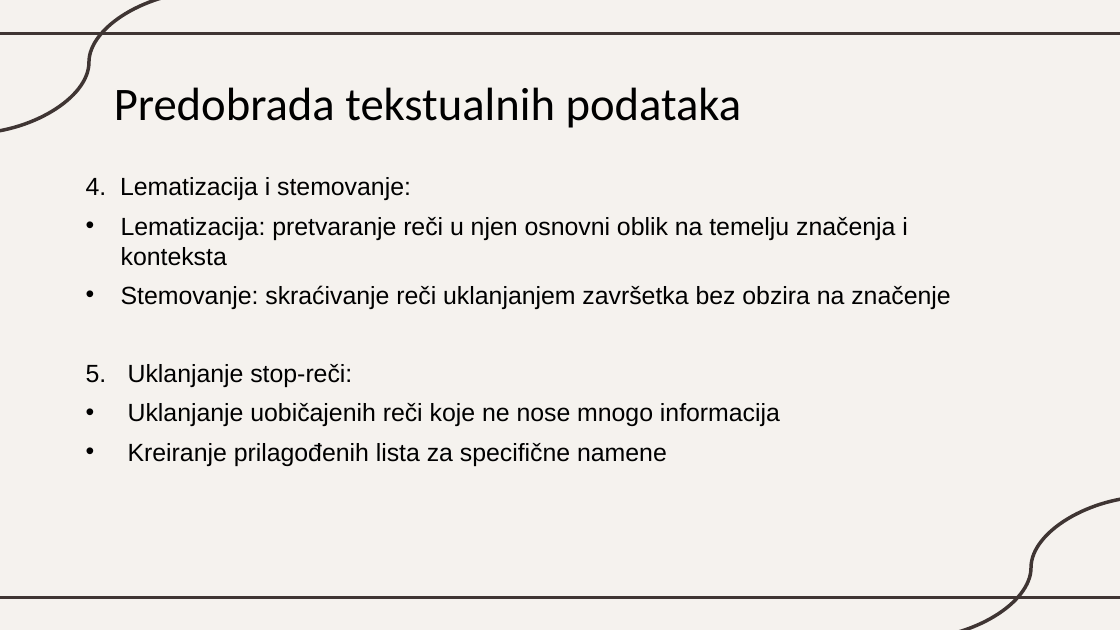
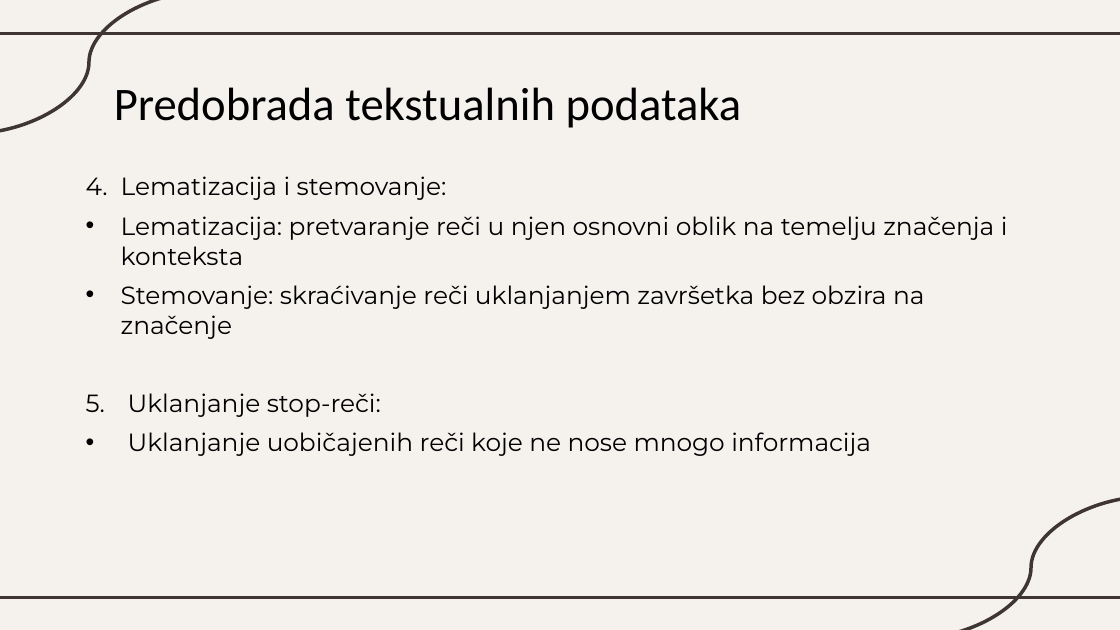
Before and after one commit to katarinaast/Text-data-augmentation, a slide deck: slide 8 of Augmentacija_PDF.pptx. Drawn at 1120x630 pixels with LibreOffice and Linux fonts; fonts in the diff are those of the drawing. Boxes give left, top, right and bottom in pixels: in the first picture for what was removed or moved away, otherwise in the second. Text is boxed around its words. In the diff, an @@ line names an element or a change of style, - is before the commit and + after.

```diff
--- a/Augmentacija_PDF.pptx
+++ b/Augmentacija_PDF.pptx
@@ text "4. Lematizacija i stemovanje:" at (86,176,1008,456): font Arial to Montserrat @@
@@ text at (128,443,667,466): paragraph removed @@
-• Kreiranje prilagođenih lista za specifične namene
```
Also in this commit, not shown: 21 other slides changed, 1 other file.
